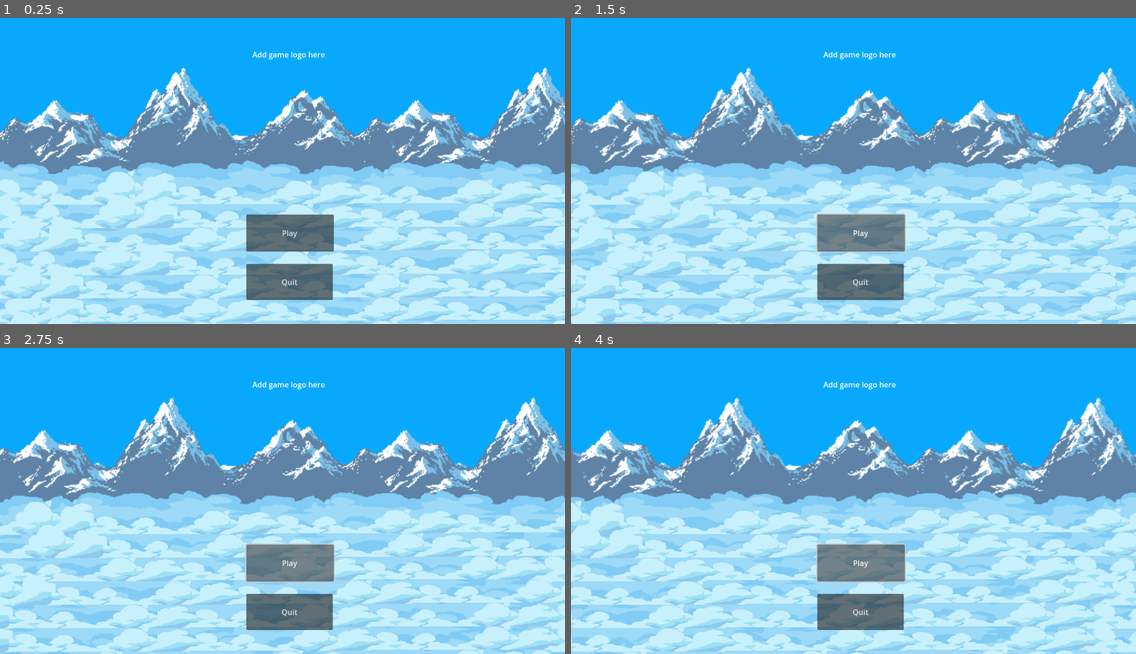
Above: before the commit, frames 1-4 (two rows, left to right).
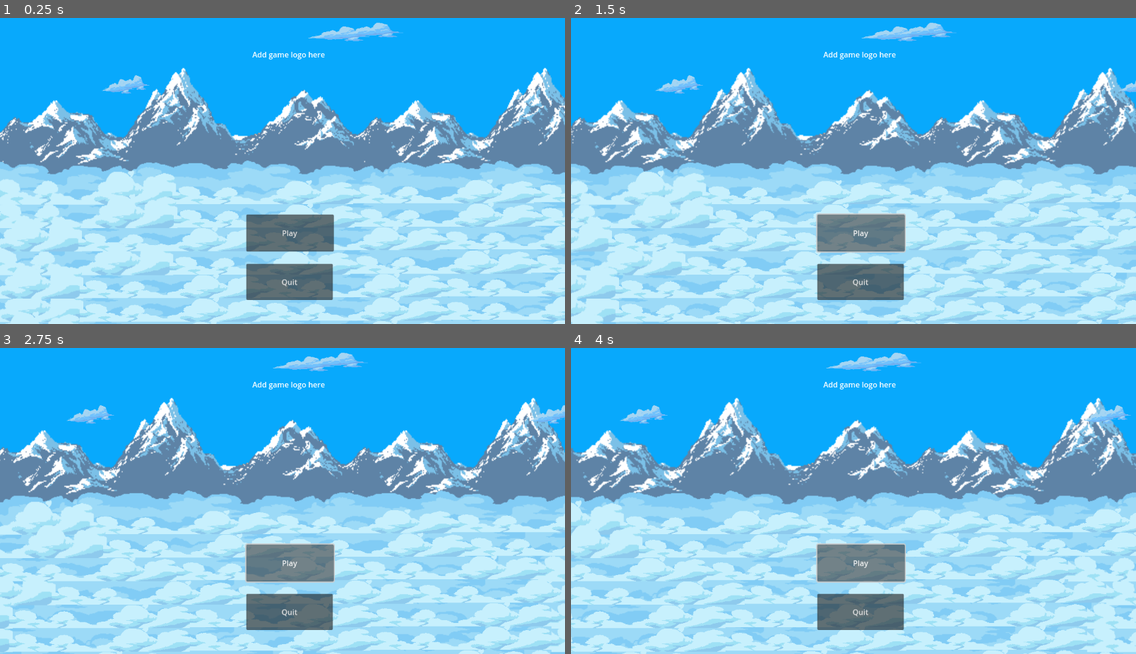
Above: after the commit, the same moments.

Repository: jumpy29/Jump-King-LD-56-
Game: Godot game, scene res://main.tscn
Same seed, same stepped clock (60 frames per second), same inputs: the game is played once before the commit and once after it.
Inputs:
- Up to frame 1 (0.25 s): no input
- Up to frame 2 (1.5 s): click "Play" at 0.5 s; click "Play" at 1.25 s
- Up to frame 3 (2.75 s): tap Enter (ui_accept) at 2, 2.1, 2.27, 2.57 s; hold Right (ui_right) from 2.03 s (still down)
- Up to frame 4 (4 s): tap Enter (ui_accept) at 2.85, 3.02, 3.32, 3.6 s; release Right (ui_right) at 3.53 s; hold Left (ui_left) from 3.53 s (still down)

The runs differ from the first frame. In frame 1, 0.7% of the frame differs, in the area x 18-100%, y 1-52%; in frame 2, 0.8%; in frame 3, 0.9%; in frame 4, 1.0%, in the area x 8-100%, y 1-62%.

Commit message:
removed demo files

Diff:
--- /dev/null
+++ b/jumpking/Player/Player.tscn
@@ -0,0 +1,544 @@
+[gd_scene load_steps=74 format=3 uid="uid://417tpl4m8gus"]
+
+[ext_resource type="Script" path="res://Player/player.gd" id="1_vkhwu"]
+[ext_resource type="Texture2D" uid="uid://tqbfgahlq1ad" path="res://assets/characters/MonkeyKing.png" id="2_f1fk0"]
+
+[sub_resource type="CapsuleShape2D" id="CapsuleShape2D_7xbak"]
+
+[sub_resource type="AtlasTexture" id="AtlasTexture_ntmvv"]
+atlas = ExtResource("2_f1fk0")
+region = Rect2(0, 99, 64, 33)
+
+[sub_resource type="AtlasTexture" id="AtlasTexture_j1sc4"]
+atlas = ExtResource("2_f1fk0")
+region = Rect2(64, 99, 64, 33)
+
+[sub_resource type="AtlasTexture" id="AtlasTexture_3ma5y"]
+atlas = ExtResource("2_f1fk0")
+region = Rect2(128, 99, 64, 33)
+
+[sub_resource type="AtlasTexture" id="AtlasTexture_kby0x"]
+atlas = ExtResource("2_f1fk0")
+region = Rect2(192, 99, 64, 33)
+
+[sub_resource type="AtlasTexture" id="AtlasTexture_4ajw1"]
+atlas = ExtResource("2_f1fk0")
+region = Rect2(256, 99, 64, 33)
+
+[sub_resource type="AtlasTexture" id="AtlasTexture_lfsfu"]
+atlas = ExtResource("2_f1fk0")
+region = Rect2(320, 99, 64, 33)
+
+[sub_resource type="AtlasTexture" id="AtlasTexture_iugkb"]
+atlas = ExtResource("2_f1fk0")
+region = Rect2(384, 99, 64, 33)
+
+[sub_resource type="AtlasTexture" id="AtlasTexture_e3unn"]
+atlas = ExtResource("2_f1fk0")
+region = Rect2(0, 128, 64, 32)
+
+[sub_resource type="AtlasTexture" id="AtlasTexture_gic0a"]
+atlas = ExtResource("2_f1fk0")
+region = Rect2(64, 128, 64, 32)
+
+[sub_resource type="AtlasTexture" id="AtlasTexture_7suwv"]
+atlas = ExtResource("2_f1fk0")
+region = Rect2(128, 128, 64, 32)
+
+[sub_resource type="AtlasTexture" id="AtlasTexture_vhycp"]
+atlas = ExtResource("2_f1fk0")
+region = Rect2(192, 128, 64, 32)
+
+[sub_resource type="AtlasTexture" id="AtlasTexture_vxqj6"]
+atlas = ExtResource("2_f1fk0")
+region = Rect2(256, 128, 64, 32)
+
+[sub_resource type="AtlasTexture" id="AtlasTexture_nk6ar"]
+atlas = ExtResource("2_f1fk0")
+region = Rect2(320, 128, 64, 32)
+
+[sub_resource type="AtlasTexture" id="AtlasTexture_up6al"]
+atlas = ExtResource("2_f1fk0")
+region = Rect2(384, 128, 64, 32)
+
+[sub_resource type="AtlasTexture" id="AtlasTexture_frxns"]
+atlas = ExtResource("2_f1fk0")
+region = Rect2(448, 128, 64, 32)
+
+[sub_resource type="AtlasTexture" id="AtlasTexture_l3t8a"]
+atlas = ExtResource("2_f1fk0")
+region = Rect2(0, 224, 64, 32)
+
+[sub_resource type="AtlasTexture" id="AtlasTexture_6v1cy"]
+atlas = ExtResource("2_f1fk0")
+region = Rect2(64, 224, 64, 32)
+
+[sub_resource type="AtlasTexture" id="AtlasTexture_ykqhp"]
+atlas = ExtResource("2_f1fk0")
+region = Rect2(128, 224, 64, 32)
+
+[sub_resource type="AtlasTexture" id="AtlasTexture_k8g3l"]
+atlas = ExtResource("2_f1fk0")
+region = Rect2(192, 224, 64, 32)
+
+[sub_resource type="AtlasTexture" id="AtlasTexture_vvgvl"]
+atlas = ExtResource("2_f1fk0")
+region = Rect2(256, 224, 64, 32)
+
+[sub_resource type="AtlasTexture" id="AtlasTexture_c35st"]
+atlas = ExtResource("2_f1fk0")
+region = Rect2(320, 224, 64, 32)
+
+[sub_resource type="AtlasTexture" id="AtlasTexture_4dwb5"]
+atlas = ExtResource("2_f1fk0")
+region = Rect2(384, 224, 64, 32)
+
+[sub_resource type="AtlasTexture" id="AtlasTexture_8quac"]
+atlas = ExtResource("2_f1fk0")
+region = Rect2(448, 224, 64, 32)
+
+[sub_resource type="AtlasTexture" id="AtlasTexture_q6mrq"]
+atlas = ExtResource("2_f1fk0")
+region = Rect2(512, 224, 64, 32)
+
+[sub_resource type="AtlasTexture" id="AtlasTexture_jnstb"]
+atlas = ExtResource("2_f1fk0")
+region = Rect2(576, 224, 64, 32)
+
+[sub_resource type="AtlasTexture" id="AtlasTexture_2kw0j"]
+atlas = ExtResource("2_f1fk0")
+region = Rect2(0, 0, 64, 42)
+
+[sub_resource type="AtlasTexture" id="AtlasTexture_gsmqh"]
+atlas = ExtResource("2_f1fk0")
+region = Rect2(64, 0, 64, 42)
+
+[sub_resource type="AtlasTexture" id="AtlasTexture_svsxh"]
+atlas = ExtResource("2_f1fk0")
+region = Rect2(128, 0, 64, 42)
+
+[sub_resource type="AtlasTexture" id="AtlasTexture_vg26r"]
+atlas = ExtResource("2_f1fk0")
+region = Rect2(192, 0, 64, 42)
+
+[sub_resource type="AtlasTexture" id="AtlasTexture_n47h1"]
+atlas = ExtResource("2_f1fk0")
+region = Rect2(0, 160, 64, 32)
+
+[sub_resource type="AtlasTexture" id="AtlasTexture_sxdw3"]
+atlas = ExtResource("2_f1fk0")
+region = Rect2(64, 160, 64, 32)
+
+[sub_resource type="AtlasTexture" id="AtlasTexture_t0pk0"]
+atlas = ExtResource("2_f1fk0")
+region = Rect2(128, 160, 64, 32)
+
+[sub_resource type="AtlasTexture" id="AtlasTexture_krqsf"]
+atlas = ExtResource("2_f1fk0")
+region = Rect2(192, 160, 64, 32)
+
+[sub_resource type="AtlasTexture" id="AtlasTexture_a3pqp"]
+atlas = ExtResource("2_f1fk0")
+region = Rect2(256, 160, 64, 32)
+
+[sub_resource type="AtlasTexture" id="AtlasTexture_gy5yj"]
+atlas = ExtResource("2_f1fk0")
+region = Rect2(320, 160, 64, 32)
+
+[sub_resource type="AtlasTexture" id="AtlasTexture_ry8kv"]
+atlas = ExtResource("2_f1fk0")
+region = Rect2(384, 160, 64, 32)
+
+[sub_resource type="AtlasTexture" id="AtlasTexture_fyvuf"]
+atlas = ExtResource("2_f1fk0")
+region = Rect2(448, 160, 64, 32)
+
+[sub_resource type="AtlasTexture" id="AtlasTexture_vgcrr"]
+atlas = ExtResource("2_f1fk0")
+region = Rect2(512, 160, 64, 32)
+
+[sub_resource type="AtlasTexture" id="AtlasTexture_66x5q"]
+atlas = ExtResource("2_f1fk0")
+region = Rect2(576, 160, 64, 32)
+
+[sub_resource type="AtlasTexture" id="AtlasTexture_ai8h5"]
+atlas = ExtResource("2_f1fk0")
+region = Rect2(640, 160, 64, 32)
+
+[sub_resource type="AtlasTexture" id="AtlasTexture_tlrpl"]
+atlas = ExtResource("2_f1fk0")
+region = Rect2(704, 160, 64, 32)
+
+[sub_resource type="AtlasTexture" id="AtlasTexture_x83wd"]
+atlas = ExtResource("2_f1fk0")
+region = Rect2(768, 160, 64, 32)
+
+[sub_resource type="AtlasTexture" id="AtlasTexture_iu42l"]
+atlas = ExtResource("2_f1fk0")
+region = Rect2(832, 160, 64, 32)
+
+[sub_resource type="AtlasTexture" id="AtlasTexture_6juo7"]
+atlas = ExtResource("2_f1fk0")
+region = Rect2(896, 160, 64, 32)
+
+[sub_resource type="AtlasTexture" id="AtlasTexture_qwx6m"]
+atlas = ExtResource("2_f1fk0")
+region = Rect2(960, 160, 64, 32)
+
+[sub_resource type="AtlasTexture" id="AtlasTexture_buwuk"]
+atlas = ExtResource("2_f1fk0")
+region = Rect2(1024, 160, 64, 32)
+
+[sub_resource type="AtlasTexture" id="AtlasTexture_1ye1l"]
+atlas = ExtResource("2_f1fk0")
+region = Rect2(0, 37, 64, 37)
+
+[sub_resource type="AtlasTexture" id="AtlasTexture_xnhif"]
+atlas = ExtResource("2_f1fk0")
+region = Rect2(64, 37, 64, 37)
+
+[sub_resource type="AtlasTexture" id="AtlasTexture_3md32"]
+atlas = ExtResource("2_f1fk0")
+region = Rect2(128, 37, 64, 37)
+
+[sub_resource type="AtlasTexture" id="AtlasTexture_6lygb"]
+atlas = ExtResource("2_f1fk0")
+region = Rect2(0, 192, 64, 32)
+
+[sub_resource type="AtlasTexture" id="AtlasTexture_0oelm"]
+atlas = ExtResource("2_f1fk0")
+region = Rect2(64, 192, 64, 32)
+
+[sub_resource type="AtlasTexture" id="AtlasTexture_3ubi3"]
+atlas = ExtResource("2_f1fk0")
+region = Rect2(128, 192, 64, 32)
+
+[sub_resource type="AtlasTexture" id="AtlasTexture_60cn8"]
+atlas = ExtResource("2_f1fk0")
+region = Rect2(192, 192, 64, 32)
+
+[sub_resource type="AtlasTexture" id="AtlasTexture_88uwe"]
+atlas = ExtResource("2_f1fk0")
+region = Rect2(256, 192, 64, 32)
+
+[sub_resource type="AtlasTexture" id="AtlasTexture_31b6l"]
+atlas = ExtResource("2_f1fk0")
+region = Rect2(320, 192, 64, 32)
+
+[sub_resource type="AtlasTexture" id="AtlasTexture_l24m2"]
+atlas = ExtResource("2_f1fk0")
+region = Rect2(384, 192, 64, 32)
+
+[sub_resource type="AtlasTexture" id="AtlasTexture_5j7jb"]
+atlas = ExtResource("2_f1fk0")
+region = Rect2(448, 192, 64, 32)
+
+[sub_resource type="AtlasTexture" id="AtlasTexture_hkcxn"]
+atlas = ExtResource("2_f1fk0")
+region = Rect2(512, 192, 64, 32)
+
+[sub_resource type="AtlasTexture" id="AtlasTexture_hnu7t"]
+atlas = ExtResource("2_f1fk0")
+region = Rect2(576, 192, 64, 32)
+
+[sub_resource type="AtlasTexture" id="AtlasTexture_3wwkp"]
+atlas = ExtResource("2_f1fk0")
+region = Rect2(640, 192, 64, 32)
+
+[sub_resource type="AtlasTexture" id="AtlasTexture_8mnp5"]
+atlas = ExtResource("2_f1fk0")
+region = Rect2(704, 192, 64, 32)
+
+[sub_resource type="AtlasTexture" id="AtlasTexture_jlakn"]
+atlas = ExtResource("2_f1fk0")
+region = Rect2(768, 192, 64, 32)
+
+[sub_resource type="AtlasTexture" id="AtlasTexture_a51mp"]
+atlas = ExtResource("2_f1fk0")
+region = Rect2(832, 192, 64, 32)
+
+[sub_resource type="AtlasTexture" id="AtlasTexture_3tx6x"]
+atlas = ExtResource("2_f1fk0")
+region = Rect2(0, 70, 64, 35)
+
+[sub_resource type="AtlasTexture" id="AtlasTexture_1agfx"]
+atlas = ExtResource("2_f1fk0")
+region = Rect2(64, 70, 64, 35)
+
+[sub_resource type="AtlasTexture" id="AtlasTexture_u2yq2"]
+atlas = ExtResource("2_f1fk0")
+region = Rect2(128, 70, 64, 35)
+
+[sub_resource type="AtlasTexture" id="AtlasTexture_8flsk"]
+atlas = ExtResource("2_f1fk0")
+region = Rect2(192, 70, 64, 35)
+
+[sub_resource type="AtlasTexture" id="AtlasTexture_1joac"]
+atlas = ExtResource("2_f1fk0")
+region = Rect2(256, 70, 64, 35)
+
+[sub_resource type="AtlasTexture" id="AtlasTexture_lxnu3"]
+atlas = ExtResource("2_f1fk0")
+region = Rect2(320, 70, 64, 35)
+
+[sub_resource type="SpriteFrames" id="SpriteFrames_awbif"]
+animations = [{
+"frames": [{
+"duration": 1.0,
+"texture": SubResource("AtlasTexture_ntmvv")
+}, {
+"duration": 1.0,
+"texture": SubResource("AtlasTexture_j1sc4")
+}, {
+"duration": 1.0,
+"texture": SubResource("AtlasTexture_3ma5y")
+}, {
+"duration": 1.0,
+"texture": SubResource("AtlasTexture_kby0x")
+}, {
+"duration": 1.0,
+"texture": SubResource("AtlasTexture_4ajw1")
+}, {
+"duration": 1.0,
+"texture": SubResource("AtlasTexture_lfsfu")
+}, {
+"duration": 1.0,
+"texture": SubResource("AtlasTexture_iugkb")
+}],
+"loop": true,
+"name": &"Attack_swing",
+"speed": 5.0
+}, {
+"frames": [{
+"duration": 1.0,
+"texture": SubResource("AtlasTexture_e3unn")
+}, {
+"duration": 1.0,
+"texture": SubResource("AtlasTexture_gic0a")
+}, {
+"duration": 1.0,
+"texture": SubResource("AtlasTexture_7suwv")
+}, {
+"duration": 1.0,
+"texture": SubResource("AtlasTexture_vhycp")
+}, {
+"duration": 1.0,
+"texture": SubResource("AtlasTexture_vxqj6")
+}, {
+"duration": 1.0,
+"texture": SubResource("AtlasTexture_nk6ar")
+}, {
+"duration": 1.0,
+"texture": SubResource("AtlasTexture_up6al")
+}, {
+"duration": 1.0,
+"texture": SubResource("AtlasTexture_frxns")
+}],
+"loop": true,
+"name": &"Attack_swing2",
+"speed": 5.0
+}, {
+"frames": [{
+"duration": 1.0,
+"texture": SubResource("AtlasTexture_l3t8a")
+}, {
+"duration": 1.0,
+"texture": SubResource("AtlasTexture_6v1cy")
+}, {
+"duration": 1.0,
+"texture": SubResource("AtlasTexture_ykqhp")
+}, {
+"duration": 1.0,
+"texture": SubResource("AtlasTexture_k8g3l")
+}, {
+"duration": 1.0,
+"texture": SubResource("AtlasTexture_vvgvl")
+}, {
+"duration": 1.0,
+"texture": SubResource("AtlasTexture_c35st")
+}, {
+"duration": 1.0,
+"texture": SubResource("AtlasTexture_4dwb5")
+}, {
+"duration": 1.0,
+"texture": SubResource("AtlasTexture_8quac")
+}, {
+"duration": 1.0,
+"texture": SubResource("AtlasTexture_q6mrq")
+}, {
+"duration": 1.0,
+"texture": SubResource("AtlasTexture_jnstb")
+}],
+"loop": true,
+"name": &"Damage",
+"speed": 5.0
+}, {
+"frames": [{
+"duration": 1.0,
+"texture": SubResource("AtlasTexture_2kw0j")
+}, {
+"duration": 1.0,
+"texture": SubResource("AtlasTexture_gsmqh")
+}, {
+"duration": 1.0,
+"texture": SubResource("AtlasTexture_svsxh")
+}, {
+"duration": 1.0,
+"texture": SubResource("AtlasTexture_vg26r")
+}],
+"loop": true,
+"name": &"Idle",
+"speed": 5.0
+}, {
+"frames": [{
+"duration": 1.0,
+"texture": SubResource("AtlasTexture_n47h1")
+}, {
+"duration": 1.0,
+"texture": SubResource("AtlasTexture_sxdw3")
+}, {
+"duration": 1.0,
+"texture": SubResource("AtlasTexture_t0pk0")
+}, {
+"duration": 1.0,
+"texture": SubResource("AtlasTexture_krqsf")
+}, {
+"duration": 1.0,
+"texture": SubResource("AtlasTexture_a3pqp")
+}, {
+"duration": 1.0,
+"texture": SubResource("AtlasTexture_gy5yj")
+}, {
+"duration": 1.0,
+"texture": SubResource("AtlasTexture_ry8kv")
+}, {
+"duration": 1.0,
+"texture": SubResource("AtlasTexture_fyvuf")
+}, {
+"duration": 1.0,
+"texture": SubResource("AtlasTexture_vgcrr")
+}, {
+"duration": 1.0,
+"texture": SubResource("AtlasTexture_66x5q")
+}, {
+"duration": 1.0,
+"texture": SubResource("AtlasTexture_ai8h5")
+}, {
+"duration": 1.0,
+"texture": SubResource("AtlasTexture_tlrpl")
+}, {
+"duration": 1.0,
+"texture": SubResource("AtlasTexture_x83wd")
+}, {
+"duration": 1.0,
+"texture": SubResource("AtlasTexture_iu42l")
+}, {
+"duration": 1.0,
+"texture": SubResource("AtlasTexture_6juo7")
+}, {
+"duration": 1.0,
+"texture": SubResource("AtlasTexture_qwx6m")
+}, {
+"duration": 1.0,
+"texture": SubResource("AtlasTexture_buwuk")
+}],
+"loop": true,
+"name": &"Intro",
+"speed": 5.0
+}, {
+"frames": [{
+"duration": 1.0,
+"texture": SubResource("AtlasTexture_1ye1l")
+}, {
+"duration": 1.0,
+"texture": SubResource("AtlasTexture_xnhif")
+}, {
+"duration": 1.0,
+"texture": SubResource("AtlasTexture_3md32")
+}],
+"loop": true,
+"name": &"Jump",
+"speed": 5.0
+}, {
+"frames": [{
+"duration": 1.0,
+"texture": SubResource("AtlasTexture_6lygb")
+}, {
+"duration": 1.0,
+"texture": SubResource("AtlasTexture_0oelm")
+}, {
+"duration": 1.0,
+"texture": SubResource("AtlasTexture_3ubi3")
+}, {
+"duration": 1.0,
+"texture": SubResource("AtlasTexture_60cn8")
+}, {
+"duration": 1.0,
+"texture": SubResource("AtlasTexture_88uwe")
+}, {
+"duration": 1.0,
+"texture": SubResource("AtlasTexture_31b6l")
+}, {
+"duration": 1.0,
+"texture": SubResource("AtlasTexture_l24m2")
+}, {
+"duration": 1.0,
+"texture": SubResource("AtlasTexture_5j7jb")
+}, {
+"duration": 1.0,
+"texture": SubResource("AtlasTexture_hkcxn")
+}, {
+"duration": 1.0,
+"texture": SubResource("AtlasTexture_hnu7t")
+}, {
+"duration": 1.0,
+"texture": SubResource("AtlasTexture_3wwkp")
+}, {
+"duration": 1.0,
+"texture": SubResource("AtlasTexture_8mnp5")
+}, {
+"duration": 1.0,
+"texture": SubResource("AtlasTexture_jlakn")
+}, {
+"duration": 1.0,
+"texture": SubResource("AtlasTexture_a51mp")
+}],
+"loop": true,
+"name": &"Rotate",
+"speed": 5.0
+}, {
+"frames": [{
+"duration": 1.0,
+"texture": SubResource("AtlasTexture_3tx6x")
+}, {
+"duration": 1.0,
+"texture": SubResource("AtlasTexture_1agfx")
+}, {
+"duration": 1.0,
+"texture": SubResource("AtlasTexture_u2yq2")
+}, {
+"duration": 1.0,
+"texture": SubResource("AtlasTexture_8flsk")
+}, {
+"duration": 1.0,
+"texture": SubResource("AtlasTexture_1joac")
+}, {
+"duration": 1.0,
+"texture": SubResource("AtlasTexture_lxnu3")
+}],
+"loop": true,
+"name": &"Walk",
+"speed": 5.0
+}]
+
+[node name="Player" type="CharacterBody2D"]
+script = ExtResource("1_vkhwu")
+
+[node name="CollisionShape2D" type="CollisionShape2D" parent="."]
+position = Vector2(-1, 0)
+shape = SubResource("CapsuleShape2D_7xbak")
+
+[node name="AnimatedSprite2D" type="AnimatedSprite2D" parent="."]
+sprite_frames = SubResource("SpriteFrames_awbif")
+animation = &"Damage"
+frame_progress = 0.010176
--- /dev/null
+++ b/jumpking/Player/player.gd
@@ -0,0 +1,25 @@
+extends CharacterBody2D
+
+
+const SPEED = 300.0
+const JUMP_VELOCITY = -400.0
+
+
+func _physics_process(delta: float) -> void:
+	# Add the gravity.
+	if not is_on_floor():
+		velocity += get_gravity() * delta
+
+	# Handle jump.
+	if Input.is_action_just_pressed("ui_accept") and is_on_floor():
+		velocity.y = JUMP_VELOCITY
+
+	# Get the input direction and handle the movement/deceleration.
+	# As good practice, you should replace UI actions with custom gameplay actions.
+	var direction := Input.get_axis("ui_left", "ui_right")
+	if direction:
+		velocity.x = direction * SPEED
+	else:
+		velocity.x = move_toward(velocity.x, 0, SPEED)
+
+	move_and_slide()
--- a/jumpking/demo.tscn
+++ /dev/null
@@ -1,3 +0,0 @@
-[gd_scene format=3 uid="uid://63kh6hneggxo"]
-
-[node name="Demo" type="CharacterBody2D"]
--- a/jumpking/demo_2.tscn
+++ /dev/null
@@ -1,3 +0,0 @@
-[gd_scene format=3 uid="uid://bovi5upipybpq"]
-
-[node name="demo_2" type="CharacterBody2D"]
--- a/jumpking/demo_3.tscn
+++ /dev/null
@@ -1,3 +0,0 @@
-[gd_scene format=3 uid="uid://i1j5m35chw1m"]
-
-[node name="demo3" type="ParallaxBackground"]
--- a/jumpking/intro_bg.tscn
+++ b/jumpking/intro_bg.tscn
@@ -1,10 +1,11 @@
-[gd_scene load_steps=6 format=3 uid="uid://hwkalafd8msv"]
+[gd_scene load_steps=7 format=3 uid="uid://hwkalafd8msv"]
 
 [ext_resource type="Script" path="res://intro_bg.gd" id="1_7fn85"]
 [ext_resource type="Texture2D" uid="uid://ce65a5uhqd0ty" path="res://assets/intro_bg/sky.png" id="2_qiw4l"]
 [ext_resource type="Texture2D" uid="uid://c5ftygdvt8d2q" path="res://assets/intro_bg/glacial_mountains.png" id="3_2p0jl"]
 [ext_resource type="Texture2D" uid="uid://b7b4jykrycka1" path="res://assets/intro_bg/clouds_mg_2.png" id="4_dbw3x"]
 [ext_resource type="Texture2D" uid="uid://dtlryjuq0di1h" path="res://assets/intro_bg/clouds_mg_1.png" id="5_gprr8"]
+[ext_resource type="Texture2D" uid="uid://cm7q6i26m3ss2" path="res://assets/intro_bg/cloud_lonely.png" id="6_pw4ab"]
 
 [node name="ParallaxBackground" type="ParallaxBackground"]
 script = ExtResource("1_7fn85")
@@ -16,6 +17,7 @@
 position = Vector2(601, 391.5)
 scale = Vector2(3.11979, 3.625)
 texture = ExtResource("2_qiw4l")
+metadata/_edit_lock_ = true
 
 [node name="Mountain_layer" type="ParallaxLayer" parent="."]
 motion_scale = Vector2(0.1, 1)
@@ -46,8 +48,8 @@
 texture = ExtResource("4_dbw3x")
 
 [node name="CloudsMg5" type="Sprite2D" parent="Dark_clouds_layer"]
-position = Vector2(1337, 367)
-scale = Vector2(1.36979, 1.38889)
+position = Vector2(1341, 367)
+scale = Vector2(1.39062, 1.38889)
 texture = ExtResource("4_dbw3x")
 
 [node name="Dark_clouds_layer2" type="ParallaxLayer" parent="."]
@@ -66,8 +68,8 @@
 texture = ExtResource("4_dbw3x")
 
 [node name="CloudsMg5" type="Sprite2D" parent="Dark_clouds_layer2"]
-position = Vector2(1337, 367)
-scale = Vector2(1.36979, 1.38889)
+position = Vector2(1341, 367)
+scale = Vector2(1.39062, 1.38889)
 texture = ExtResource("4_dbw3x")
 
 [node name="Dark_clouds_layer3" type="ParallaxLayer" parent="."]
@@ -126,8 +128,8 @@
 texture = ExtResource("4_dbw3x")
 
 [node name="CloudsMg5" type="Sprite2D" parent="Dark_clouds_layer5"]
-position = Vector2(1337, 367)
-scale = Vector2(1.36979, 1.38889)
+position = Vector2(1341, 367)
+scale = Vector2(1.39062, 1.38889)
 texture = ExtResource("4_dbw3x")
 
 [node name="Dark_clouds_layer6" type="ParallaxLayer" parent="."]
@@ -321,3 +323,27 @@
 [node name="CloudsMg7" type="Sprite2D" parent="Light_clouds_layer6"]
 position = Vector2(1344, 413)
 texture = ExtResource("5_gprr8")
+
+[node name="Single_Cloud_layer" type="ParallaxLayer" parent="."]
+motion_scale = Vector2(0.3, 1)
+motion_mirroring = Vector2(984, 0)
+
+[node name="CloudLonely2" type="Sprite2D" parent="Single_Cloud_layer"]
+position = Vector2(208, 328)
+scale = Vector2(0.770833, 1)
+texture = ExtResource("6_pw4ab")
+
+[node name="CloudLonely4" type="Sprite2D" parent="Single_Cloud_layer"]
+position = Vector2(240, 320)
+scale = Vector2(0.770833, 1)
+texture = ExtResource("6_pw4ab")
+
+[node name="CloudLonely3" type="Sprite2D" parent="Single_Cloud_layer"]
+position = Vector2(632, 216)
+scale = Vector2(1.45312, 1)
+texture = ExtResource("6_pw4ab")
+
+[node name="CloudLonely5" type="Sprite2D" parent="Single_Cloud_layer"]
+position = Vector2(704, 208)
+scale = Vector2(1.45312, 1)
+texture = ExtResource("6_pw4ab")
Binary file added: jumpking/assets/characters/MonkeyKing.png
Not shown, added: jumpking/assets/characters/MonkeyKing.png.import
Binary file added: jumpking/assets/characters/crow_player/Crow_animations.ase
Binary file added: jumpking/assets/characters/crow_player/crow_attack.png
Not shown, added: jumpking/assets/characters/crow_player/crow_attack.png.import
Binary file added: jumpking/assets/characters/crow_player/crow_damage.png
Not shown, added: jumpking/assets/characters/crow_player/crow_damage.png.import
Binary file added: jumpking/assets/characters/crow_player/crow_death1.png
Not shown, added: jumpking/assets/characters/crow_player/crow_death1.png.import
Binary file added: jumpking/assets/characters/crow_player/crow_death2.png
Not shown, added: jumpking/assets/characters/crow_player/crow_death2.png.import
Binary file added: jumpking/assets/characters/crow_player/crow_idle.png
(and 5 more such lines)
